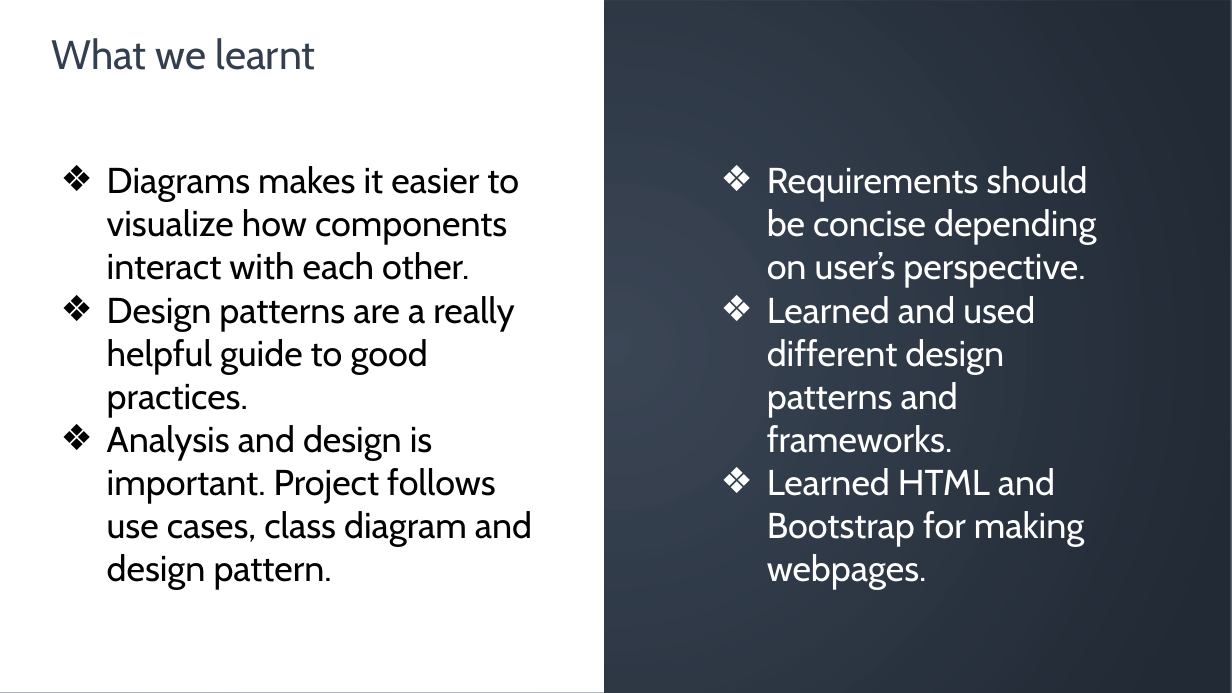
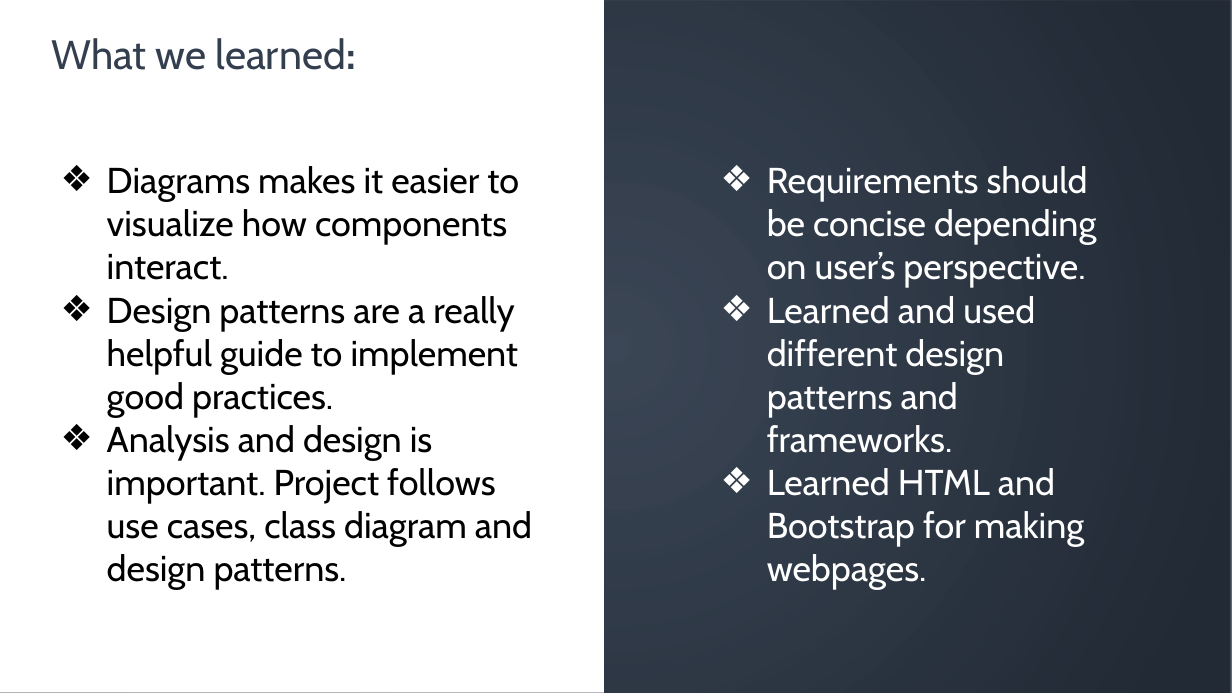
Before and after one commit to EventBuff/EventCreateAndShare, a slide deck: slide 8 of EventShare_Part3.pptx. Drawn at 1232x693 pixels with LibreOffice and Linux fonts; fonts in the diff are those of the drawing; background and template pictures are left out. Boxes give left, top, right and bottom in pixels: in the first picture for what was removed or moved away, otherwise in the second. Text is boxed around its words. In the diff, an @@ line names an element or a change of style, - is before the commit and + after.

Commit message:
slide update

```diff
--- a/EventShare_Part3.pptx
+++ b/EventShare_Part3.pptx
@@ text at box(51, 38, 356, 70): text changed @@
-What we learnt
+What we learned:
@@ text at box(107, 166, 532, 590): text changed @@
-❖ Diagrams makes it easier to visualize how components interact with each other.
-❖ Design patterns are a really helpful guide to good practices.
-❖ Analysis and design is important. Project follows use cases, class diagram and design pattern.
+❖ Diagrams makes it easier to visualize how components interact.
+❖ Design patterns are a really helpful guide to implement good practices.
+❖ Analysis and design is important. Project follows use cases, class diagram and design patterns.
```
Also in this commit, not shown: 1 other slide changed.
